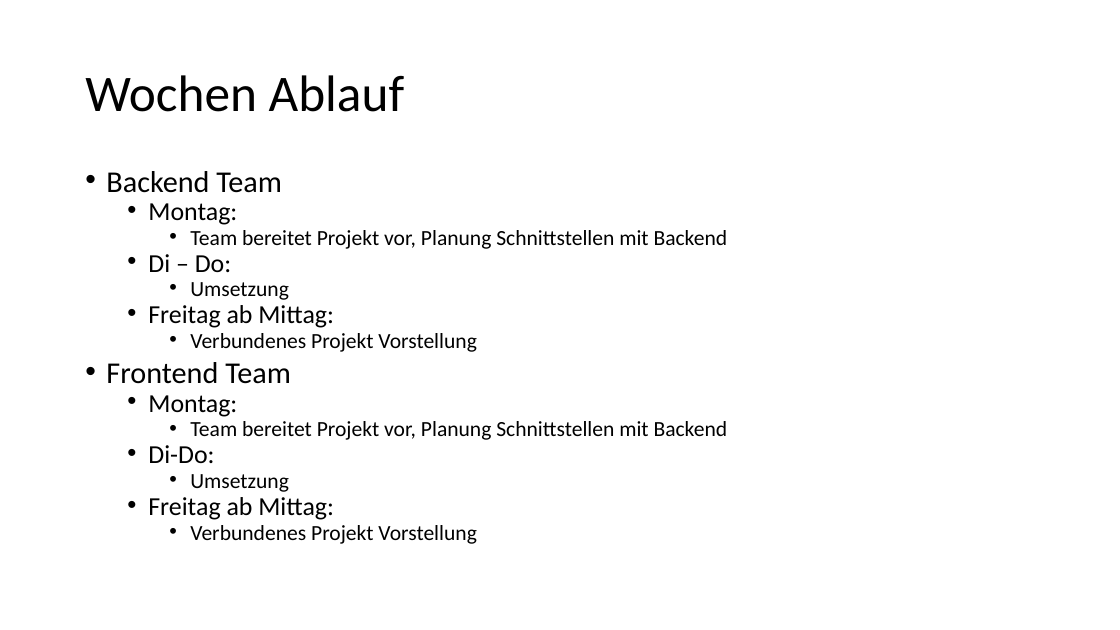
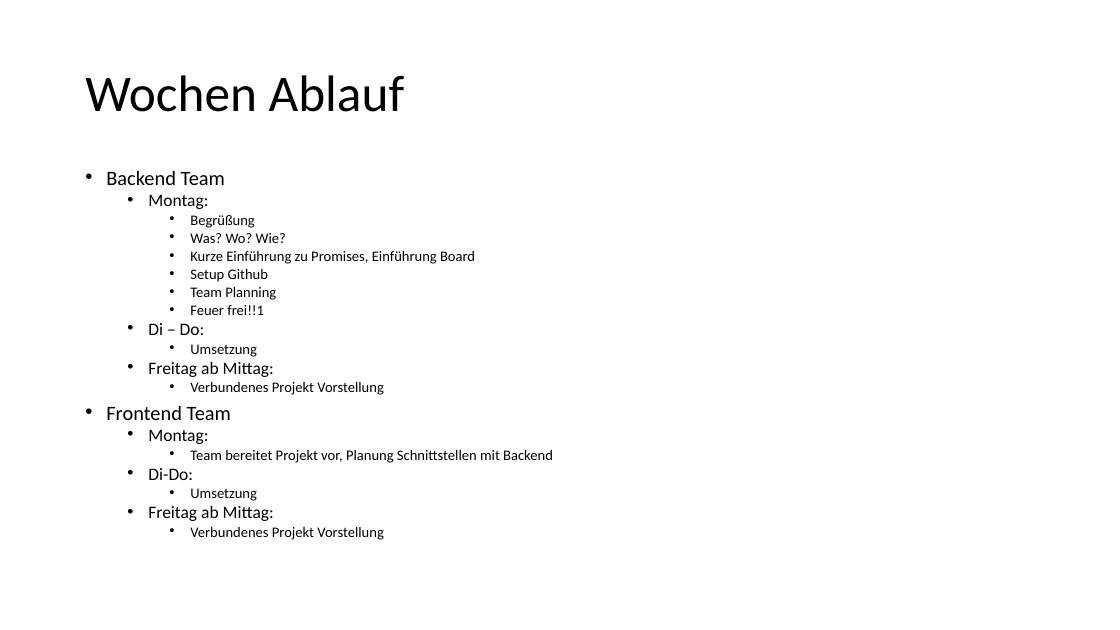
Before and after one commit to axelmotyka/node-react-workshop, a slide deck: slide 7 of Campusweek2.pptx. Drawn at 1120x630 pixels with LibreOffice and Linux fonts; fonts in the diff are those of the drawing. Boxes give left, top, right and bottom in pixels: in the first picture for what was removed or moved away, otherwise in the second. Text is boxed around its words. In the diff, an @@ line names an element or a change of style, - is before the commit and + after.

Commit message:
Updated Powerpoint

```diff
--- a/Campusweek2.pptx
+++ b/Campusweek2.pptx
@@ text at [106,170,553,540]: size 25.9 to 17.5 pt in "Backend Team", "Frontend Team"; size 22.2 to 15 pt in "Montag:", "Di – Do:", "Freitag ab Mittag:", "Montag:" and 2 more places; size 18.5 to 12.5 pt in "Umsetzung", "Verbundenes Projekt Vorstellung", "Team bereitet Projekt vor, Planung Schnittstellen mit ...", "Umsetzung" and 1 more places @@
@@ text at [190,215,475,315]: text changed; size 18.5 to 12.5 pt @@
-    • Team bereitet Projekt vor, Planung Schnittstellen mit Backend
+    • Begrüßung
+    • Was? Wo? Wie?
+    • Kurze Einführung zu Promises, Einführung Board
+    • Setup Github
+    • Team Planning
+    • Feuer frei!!1
```
Also in this commit, not shown: 2 other slides changed.
